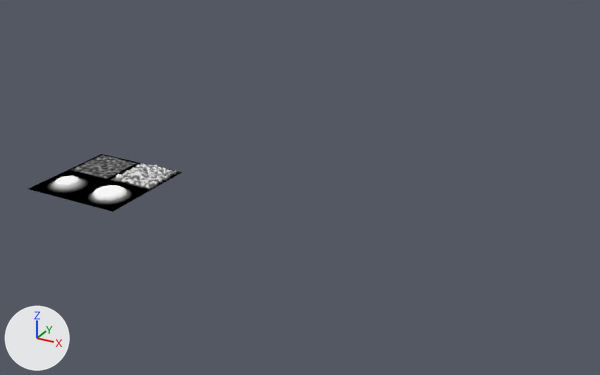
An edit to the Blender file blender/visualisation.blend, drawn before and after from the same camera.
Before and after are seen from a 50 mm lens placed at (10.04, -10.78, 6.06), pointed at (2.71, 2.54, -0.6). Arrows for +X, +Y and +Z are at lower left; the lights stay in place.
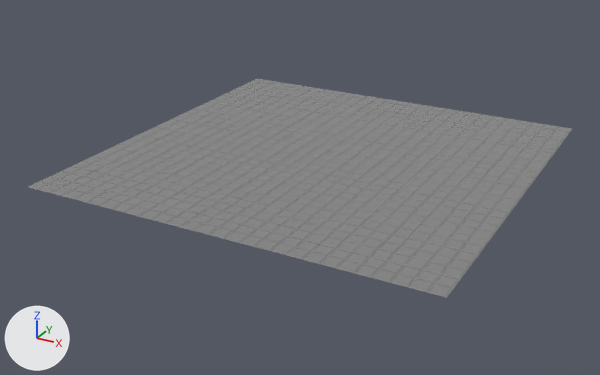
Changed parts and their boxes [x1, y1, x2, y2] in the pictures (600 x 375 px):
'Plane', recoloured, modifiers changed (254% wider, 273% taller)
    before: [29, 154, 182, 212]
    after: [28, 79, 572, 298]

The change, as a list of edits to the scene's bpy script:
```text
Add img_tile_imp_png:
    img_tile_imp_png = load_image('tile_imp.png', '../img/tile_imp.png', 957, 955, 'Non-Color')
Add mat_material:
    mat_material = bpy.data.materials.new('Material')
    # colours: grey #858585
    # uses the picture img_tile_imp_png
Change me_plane:
    where me_plane.from_pydata(...)  # 81 vertices, 64 faces; spans x -1.0..1.0, y -1.0..1.0, z 0.0
    remove me_plane.materials.append(mat_material_003)
    add me_plane.materials.append(mat_material)
Change ob_plane:
    where _m = ob_plane.modifiers.new('Subdivision', 'SUBSURF')
    remove _m.levels = 6
    add _m = ob_plane.modifiers.new('Array', 'ARRAY')
    add _m.count = 4
    add _m.constant_offset_displace = (0.0, 0.0, 0.0)
    add _m.relative_offset_displace = (0.0, 1.0, 0.0)
    add _m = ob_plane.modifiers.new('Array.001', 'ARRAY')
    add _m.count = 4
    add _m.constant_offset_displace = (0.0, 0.0, 0.0)
```
